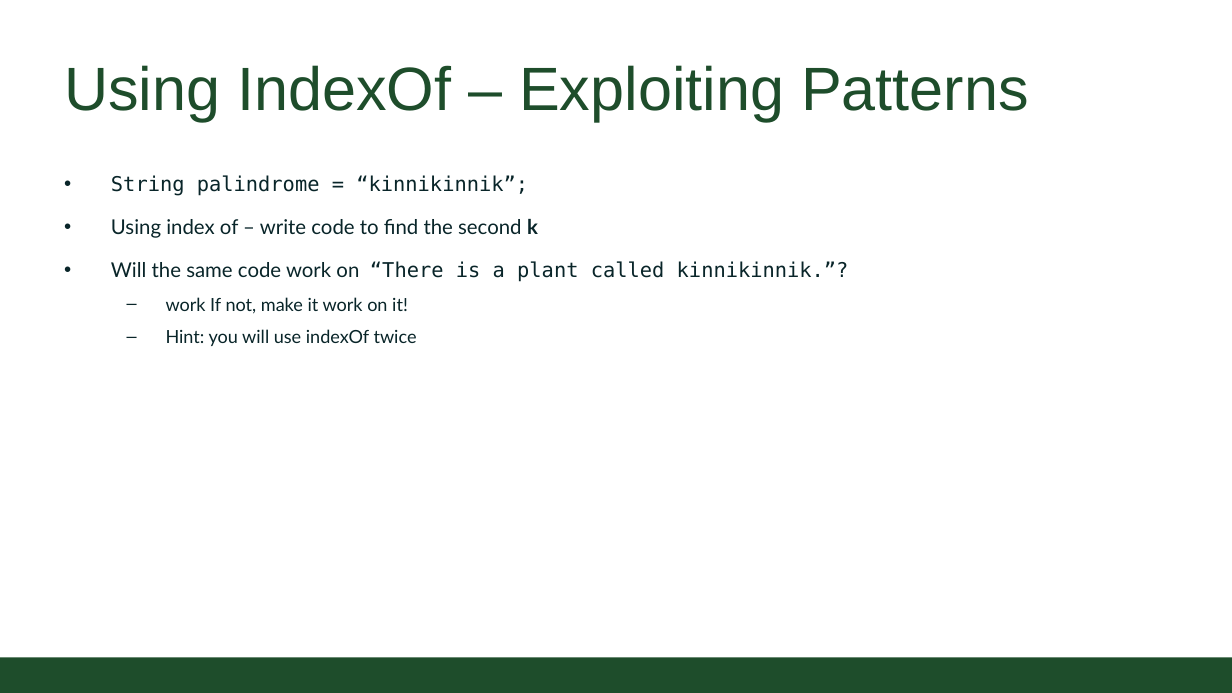
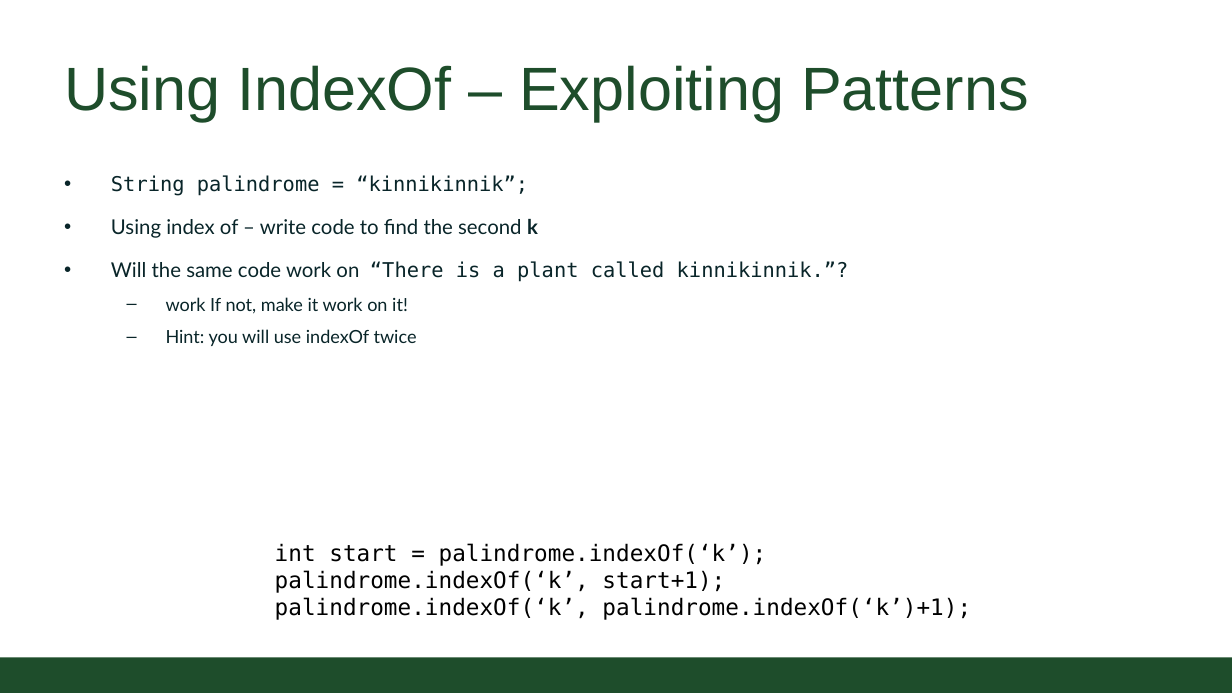
Before and after one commit to CSU-CompSci-CS163-4/Handouts, a slide deck: slide 9 of slides/On-Campus/05_03_StringManipulation.pptx. Drawn at 1232x693 pixels with LibreOffice and Linux fonts; fonts in the diff are those of the drawing; background and template pictures are left out. Boxes give left, top, right and bottom in pixels: in the first picture for what was removed or moved away, otherwise in the second. Text is boxed around its words. In the diff, an @@ line names an element or a change of style, - is before the commit and + after.

```diff
--- a/slides/On-Campus/05_03_StringManipulation.pptx
+++ b/slides/On-Campus/05_03_StringManipulation.pptx
@@ text added at [275,543,971,620], 20 pt, text #000000 @@
+int start = palindrome.indexOf(‘k’);
+palindrome.indexOf(‘k’, start+1);
+palindrome.indexOf(‘k’, palindrome.indexOf(‘k’)+1);
```
Also in this commit, not shown: 1 other slide changed, 1 other file.
